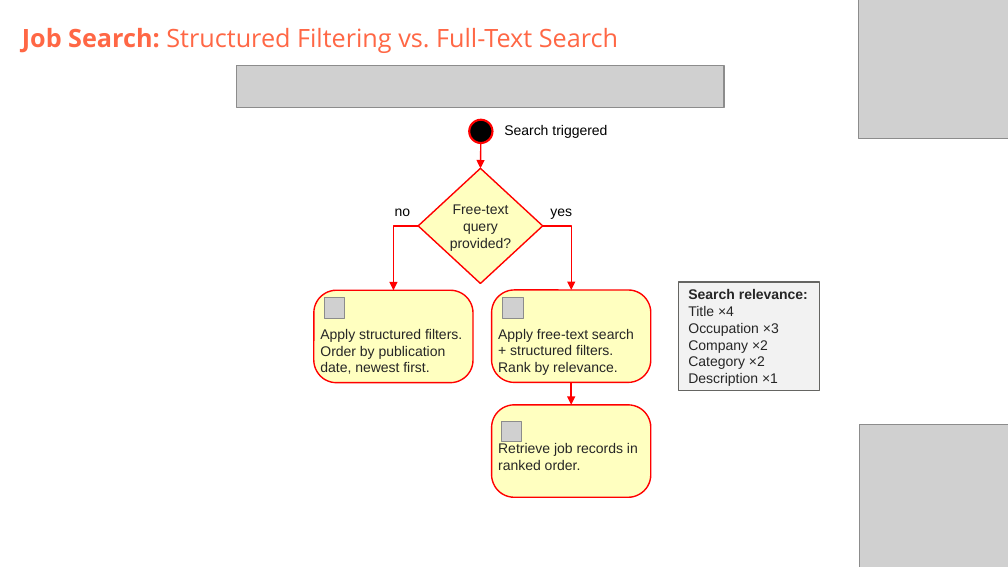
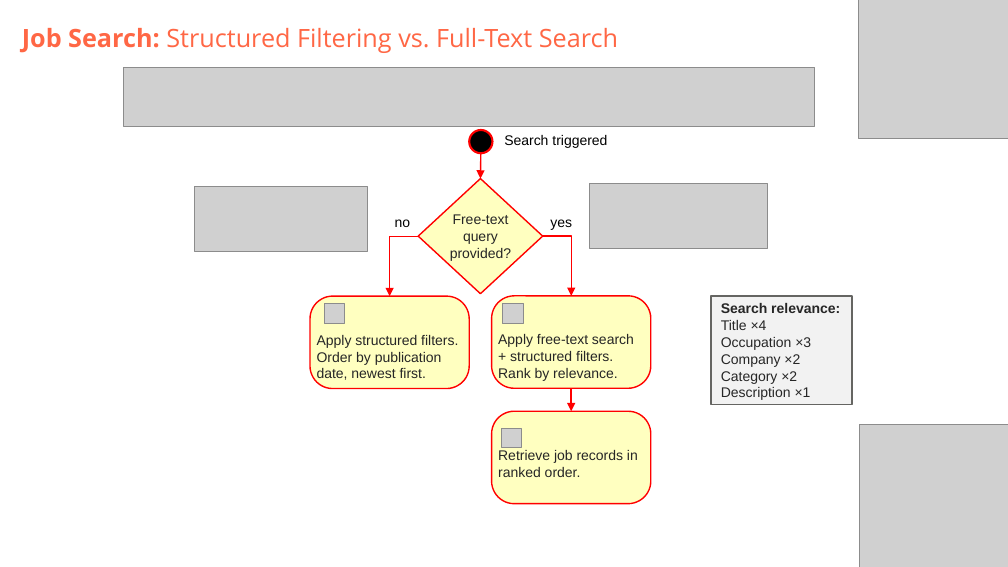
Before and after one commit to DataScientest-Studio/jun26bde-job-market, a slide deck: slide 8 of docs/defence/Defence.pptx. Drawn at 1008x567 pixels with LibreOffice and Linux fonts; fonts in the diff are those of the drawing; grey boxes stand for pictures; background and template pictures are left out. Boxes give left, top, right and bottom in pixels: in the first picture for what was removed or moved away, otherwise in the second. Text is boxed around its words. In the diff, an @@ line names an element or a change of style, - is before the commit and + after.

```diff
--- a/docs/defence/Defence.pptx
+++ b/docs/defence/Defence.pptx
@@ picture: place and size @@
-picture at (237, 66, 724, 108)
+picture at (124, 67, 815, 126)
@@ 3 texts, 1 diamond, 1 arrow, 1 ellipse: place and size @@
-3 texts, 1 diamond, 1 arrow, 1 ellipse at (395, 120, 607, 283)
+3 texts, 1 diamond, 1 arrow, 1 ellipse at (395, 130, 607, 293)
@@ picture added at (195, 186, 367, 251) @@
@@ picture added at (590, 183, 768, 248) @@
@@ elbow arrow moved from (418, 226) - (393, 290) to (418, 236) - (390, 296) @@
@@ elbow arrow moved from (542, 226) - (572, 290) to (542, 236) - (572, 296) @@
@@ rounded rectangle "Apply structured filters. Order by ...": place and size @@
-rounded rectangle "Apply structured filters. Order by ..." at (313, 290, 473, 383)
+rounded rectangle "Apply structured filters. Order by ..." at (310, 296, 470, 389)
@@ rectangle "Search relevance:": place and size @@
-rectangle "Search relevance:" at (678, 282, 820, 390)
+rectangle "Search relevance:" at (711, 296, 852, 404)
@@ 3 pictures, 2 rounded rectangles, 1 arrow: place and size @@
-3 pictures, 2 rounded rectangles, 1 arrow at (325, 290, 651, 498)
+3 pictures, 2 rounded rectangles, 1 arrow at (325, 296, 651, 504)
```
Also in this commit, not shown: 1 other slide changed, 1 slide added, 1 other file.
